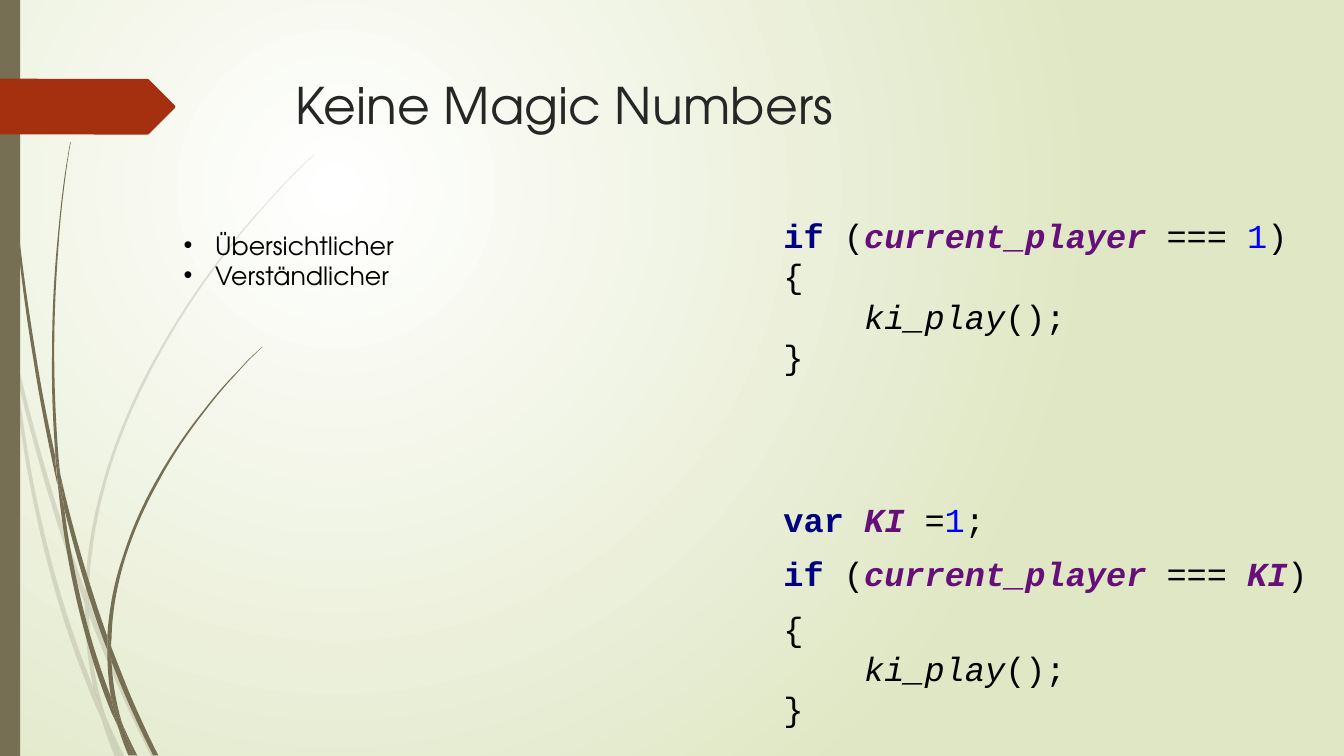
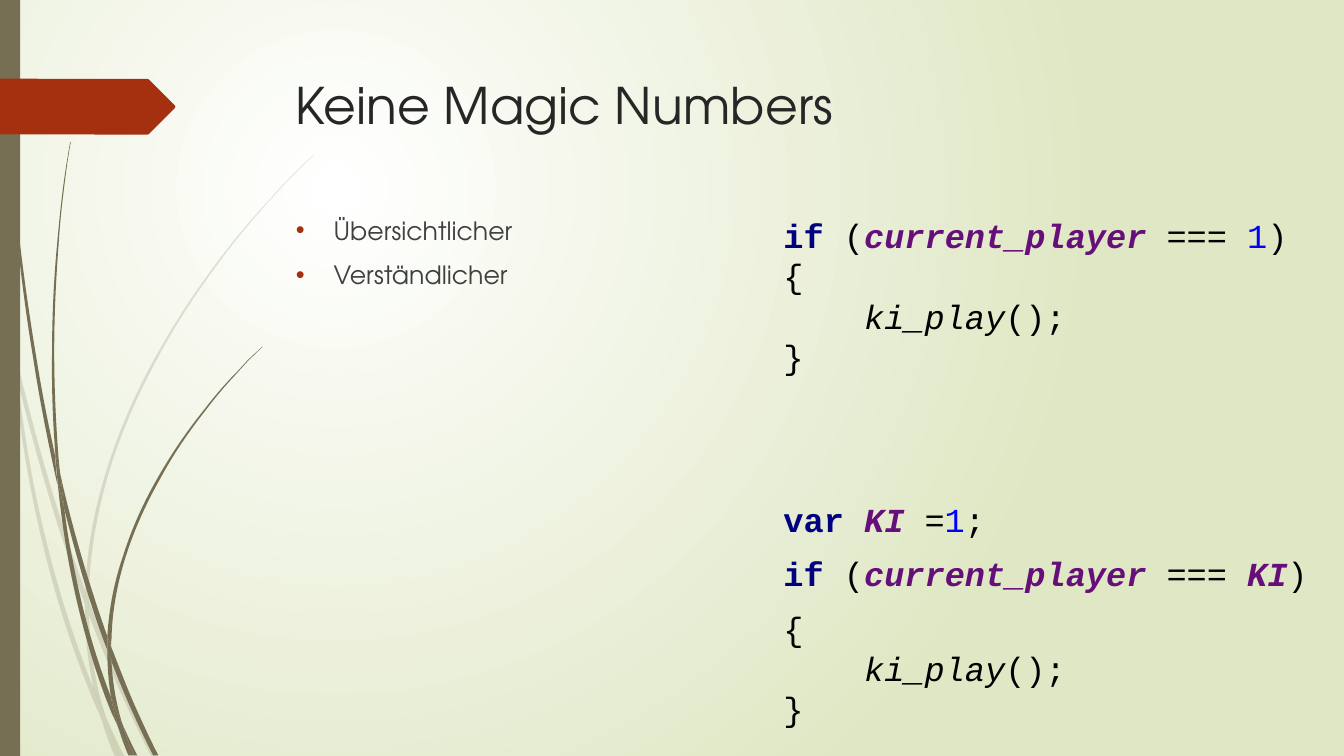
Before and after one commit to sarahkekslein/tictactoe, a slide deck: slide 3 of Präsentation/Code Conventions.pptx. Drawn at 1344x756 pixels with LibreOffice and Linux fonts; fonts in the diff are those of the drawing. Boxes give left, top, right and bottom in pixels: in the first picture for what was removed or moved away, otherwise in the second. Text is boxed around its words. In the diff, an @@ line names an element or a change of style, - is before the commit and + after.

```diff
--- a/Präsentation/Code Conventions.pptx
+++ b/Präsentation/Code Conventions.pptx
@@ text "Übersichtlicher": place and size @@
-text "Übersichtlicher" at (215, 232, 394, 286)
+text "Übersichtlicher" at (334, 217, 513, 285)
@@ text "Übersichtlicher" at (334, 217, 513, 285): text colour #000000 to #404040; indent changed; more space between paragraphs @@
```
Also in this commit, not shown: 7 other slides changed, 1 slide added, 1 slide removed.
